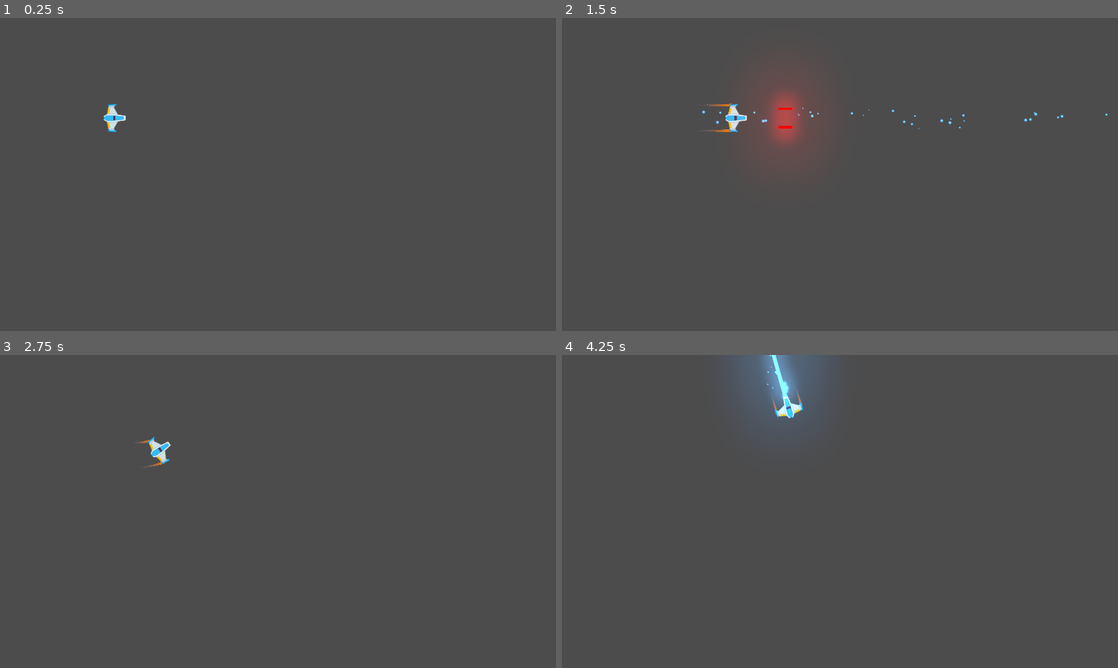
Above: before the commit, frames 1-4 (two rows, left to right).
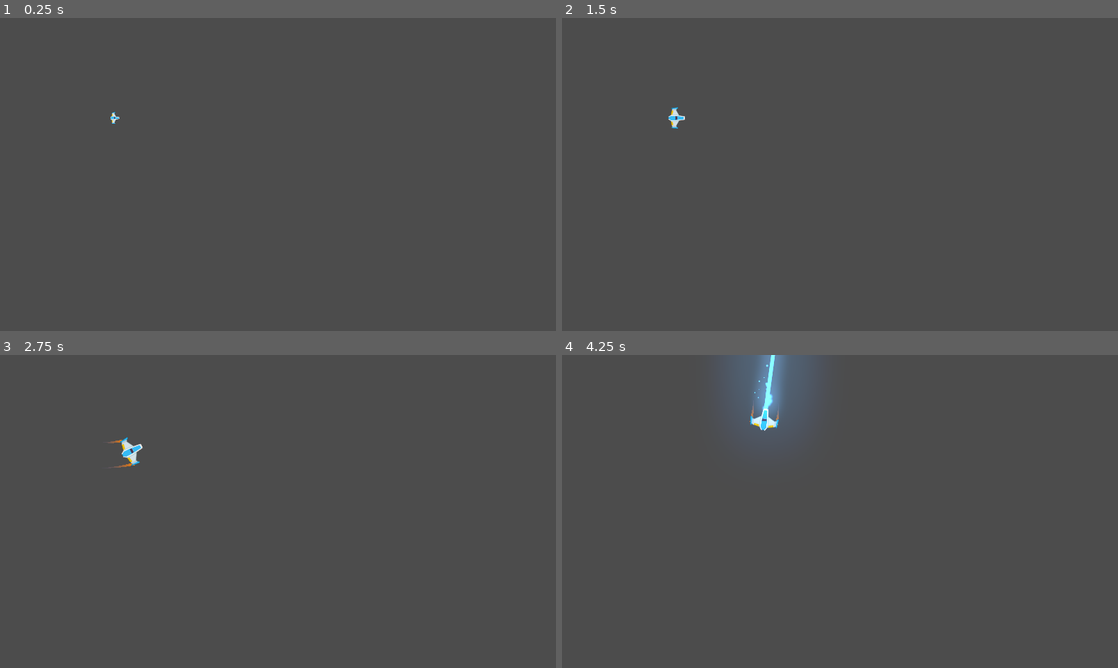
Above: after the commit, the same moments.

Repository: BrianRVP/Meteorito_Juego
Game: Godot game, scene res://Juego/Niveles/NivelTest.tscn
Same seed, same stepped clock (60 frames per second), same inputs: the game is played once before the commit and once after it.
Inputs (mouse positions are in pixels of both pictures, inside the frame that each line leads up to):
- Up to frame 1 (0.25 s): no input
- Up to frame 2 (1.5 s): move the mouse to (962, 158) at 0.52 s; hold W (mover_adelante) 0.53-1.28 s; hold Right mouse button (disparo secundario) 0.53-1.28 s; move the mouse to (728, 190) at 1.27 s; hold Down (mover_atras) from 1.28 s (still down); click (728, 190) at 1.35 s
- Up to frame 3 (2.75 s): move the mouse to (333, 442) at 2.02 s; release Down (mover_atras) at 2.03 s; hold W (mover_adelante) from 2.03 s (still down); hold Left (rotar_antihorario) from 2.03 s (still down)
- Up to frame 4 (4.25 s): move the mouse to (812, 574) at 2.77 s; release Left (rotar_antihorario) at 2.78 s; tap D (rotar_horario) at 2.85 s; move the mouse to (1006, 558) at 3.52 s; release W (mover_adelante) at 3.53 s; hold Down (mover_atras) from 3.53 s (still down); hold Right mouse button (disparo secundario) from 3.53 s (still down)

The runs differ from the first frame. In frame 1, 0.2% of the frame differs, in the area x 18-23%, y 27-37%; in frame 2, 2.2%, in the area x 19-99%, y 20-44%; in frame 3, 0.4%; in frame 4, 1.3%.

Commit message:
Spawn y muerte
Agregados :

-spawn y muerte

Diff:
--- a/Juego/Naves/Player/player.gd
+++ b/Juego/Naves/Player/player.gd
@@ -1,5 +1,8 @@
 class_name Player
 extends RigidBody2D
+
+enum ESTADO{SPAWN,VIVO,INVENCIBLE,MUERTO}
+
  ##Export
 export var potenciar_motor:int =20
 export var potenciar_rotacion:int =20
@@ -9,6 +12,7 @@
 ##Atributos
 var empuje:Vector2 =Vector2.ZERO
 var direc_rotacion:int =0
+var estado_actual:int =ESTADO.SPAWN
 
 ##Aributos Onready
 onready var canion:canion=$canion
@@ -16,10 +20,16 @@
 onready var estela1 :estela=$posicionTrail/Trail2D
 onready var estela2 :estela=$posicionTrail2/Trail2D
 onready var Motor_SFX:Motor=$SFXMotor
+onready var colisionador:CollisionShape2D=$CollisionShape2D
 
 
 ## Metodos
+func _ready() -> void:
+	controlador_estado(estado_actual)
+
 func _unhandled_input(event: InputEvent) -> void:
+	if not esta_input_activo():
+		return
 	#Disparo Rayo
 	if event.is_action_pressed("disparo secundario"):
 		laser.set_is_casting(true)
@@ -61,20 +71,53 @@
 
 ## Metodos custom
 func player_input()-> void:
+	if not esta_input_activo():
+		return
+
 	##empuje
 	empuje = Vector2.ZERO
 	if Input.is_action_pressed("mover_adelante"):
 		empuje=Vector2(potenciar_motor,0)
 	elif Input.is_action_pressed("mover_atras"):
 		empuje=Vector2(-potenciar_motor,0)
+
 	##rotacion
 	direc_rotacion = 0
 	if  Input.is_action_pressed("rotar_antihorario"):
 		direc_rotacion -=1
 	elif Input.is_action_pressed("rotar_horario"):
 		direc_rotacion +=1
+
 	##disparo
 	if Input.is_action_pressed("disparo_principal"):
 		canion.set_esta_disparando(true)
 	if Input.is_action_just_released("disparo_principal"):
 		canion.set_esta_disparando(false)
+
+func controlador_estado(nuevo_estado:int)->void:
+	match nuevo_estado:
+		ESTADO.INVENCIBLE:
+			colisionador.set_deferred("disabled",true)
+		ESTADO.SPAWN:
+			colisionador.set_deferred("disabled",true)
+			canion.set_puede_disparar(false)
+		ESTADO.VIVO:
+			colisionador.set_deferred("disabled",false)
+			canion.set_puede_disparar(true)
+		ESTADO.MUERTO:
+			colisionador.set_deferred("disabled",true)
+			canion.set_puede_disparar(true)
+			queue_free()
+		_:
+			print("Error de estado")
+	estado_actual = nuevo_estado
+
+func esta_input_activo()->bool:
+	if estado_actual in [ESTADO.MUERTO,ESTADO.SPAWN]:
+		return false
+	return true
+
+##señales internas
+func _on_AnimationPlayer_animation_finished(anim_name: String) -> void:
+	if anim_name == "spawn":
+		controlador_estado(ESTADO.VIVO)
--- a/Juego/Naves/Player/player.tscn
+++ b/Juego/Naves/Player/player.tscn
@@ -9,7 +9,39 @@
 [ext_resource path="res://Juego/Naves/Player/Motor/SFXMotor.tscn" type="PackedScene" id=7]
 
 [sub_resource type="CircleShape2D" id=1]
-radius = 26.106
+radius = 29.8246
+
+[sub_resource type="Animation" id=2]
+resource_name = "default"
+tracks/0/type = "value"
+tracks/0/path = NodePath("Sprite:scale")
+tracks/0/interp = 1
+tracks/0/loop_wrap = true
+tracks/0/imported = false
+tracks/0/enabled = true
+tracks/0/keys = {
+"times": PoolRealArray( 0 ),
+"transitions": PoolRealArray( 1 ),
+"update": 0,
+"values": [ Vector2( 1, 1 ) ]
+}
+
+[sub_resource type="Animation" id=3]
+resource_name = "spawn"
+length = 1.8
+step = 0.2
+tracks/0/type = "value"
+tracks/0/path = NodePath("Sprite:scale")
+tracks/0/interp = 1
+tracks/0/loop_wrap = true
+tracks/0/imported = false
+tracks/0/enabled = true
+tracks/0/keys = {
+"times": PoolRealArray( 0, 0.6, 1.2, 1.8 ),
+"transitions": PoolRealArray( 1, 1.00001, 1, 1.00001 ),
+"update": 0,
+"values": [ Vector2( 0, 0 ), Vector2( 1, 1 ), Vector2( 0.5, 0.5 ), Vector2( 1, 1 ) ]
+}
 
 [node name="player" type="RigidBody2D" groups=[
 "player",
@@ -27,11 +59,11 @@
 
 [node name="Sprite" type="Sprite" parent="."]
 rotation = 1.5708
+scale = Vector2( 1e-05, 1e-05 )
 texture = ExtResource( 1 )
 
 [node name="CollisionShape2D" type="CollisionShape2D" parent="."]
-visible = false
-position = Vector2( -5.19131, -0.23597 )
+position = Vector2( -5.19128, 0.953224 )
 shape = SubResource( 1 )
 
 [node name="canion" parent="." instance=ExtResource( 4 )]
@@ -46,6 +78,7 @@
 position = Vector2( 25.4271, 0 )
 
 [node name="posicionTrail" type="Position2D" parent="."]
+visible = false
 position = Vector2( -14, -44 )
 
 [node name="Trail2D" parent="posicionTrail" instance=ExtResource( 6 )]
@@ -56,6 +89,7 @@
 target_path = NodePath("..")
 
 [node name="posicionTrail2" type="Position2D" parent="."]
+visible = false
 position = Vector2( -14, 44 )
 
 [node name="Trail2D" parent="posicionTrail2" instance=ExtResource( 6 )]
@@ -67,4 +101,11 @@
 
 [node name="SFXMotor" parent="." instance=ExtResource( 7 )]
 
+[node name="AnimationPlayer" type="AnimationPlayer" parent="."]
+autoplay = "spawn"
+anims/default = SubResource( 2 )
+anims/spawn = SubResource( 3 )
+
+[connection signal="animation_finished" from="AnimationPlayer" to="." method="_on_AnimationPlayer_animation_finished"]
+
 [editable path="canion"]
--- a/Juego/Proyectiles/laser/LaserBeam2D.tscn
+++ b/Juego/Proyectiles/laser/LaserBeam2D.tscn
@@ -65,11 +65,12 @@
 z_as_relative = false
 enabled = true
 cast_to = Vector2( 0, 0 )
+collision_mask = 8
 script = ExtResource( 1 )
 
 [node name="FillLine2D" type="Line2D" parent="."]
 modulate = Color( 1.5, 1.5, 1.5, 1 )
-scale = Vector2( 1.5, 1 )
+scale = Vector2( 1.2, 1 )
 points = PoolVector2Array( 0, 0, 100, 0 )
 default_color = Color( 0.301961, 0.65098, 1, 1 )
 texture_mode = 2
--- a/canion.gd
+++ b/canion.gd
@@ -15,10 +15,14 @@
 
 ##Atributos
 var puntos_disparos :Array=[]
+var puede_disparar:bool=false setget set_puede_disparar
 
 #setters y getters
 func set_esta_disparando(disparando:bool)-> void:
 	esta_disparando=disparando
+func set_puede_disparar(duenio_puede:bool)->void:
+	puede_disparar=duenio_puede
+
 
 ##Metodos
 func _ready() -> void:
Not shown: 1 places in Juego/Naves/Player/player.tscn that only renumber resources
